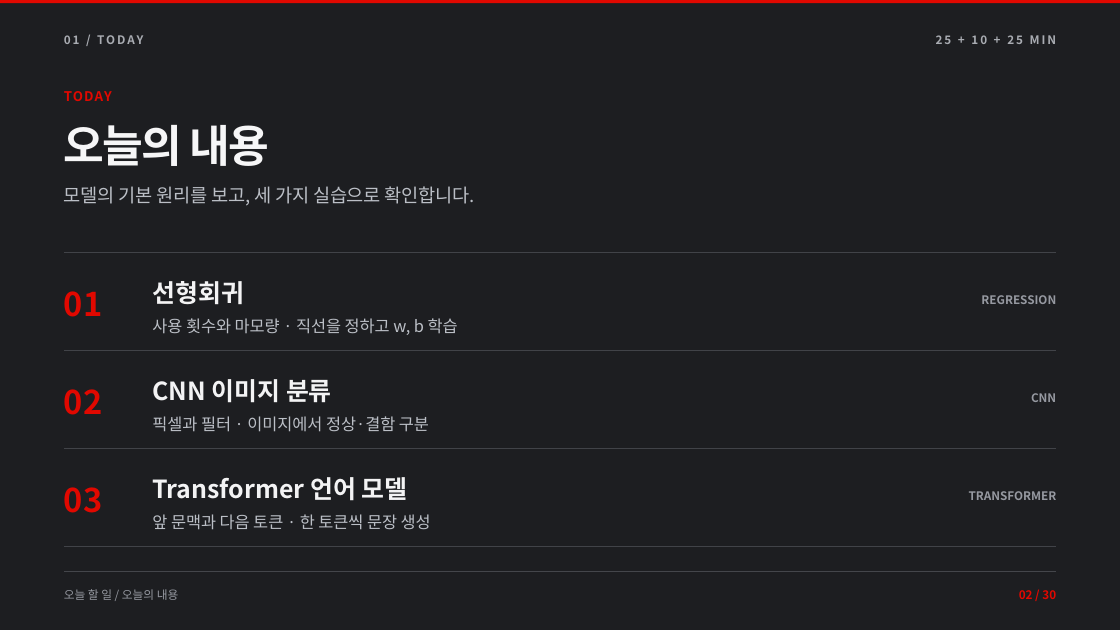
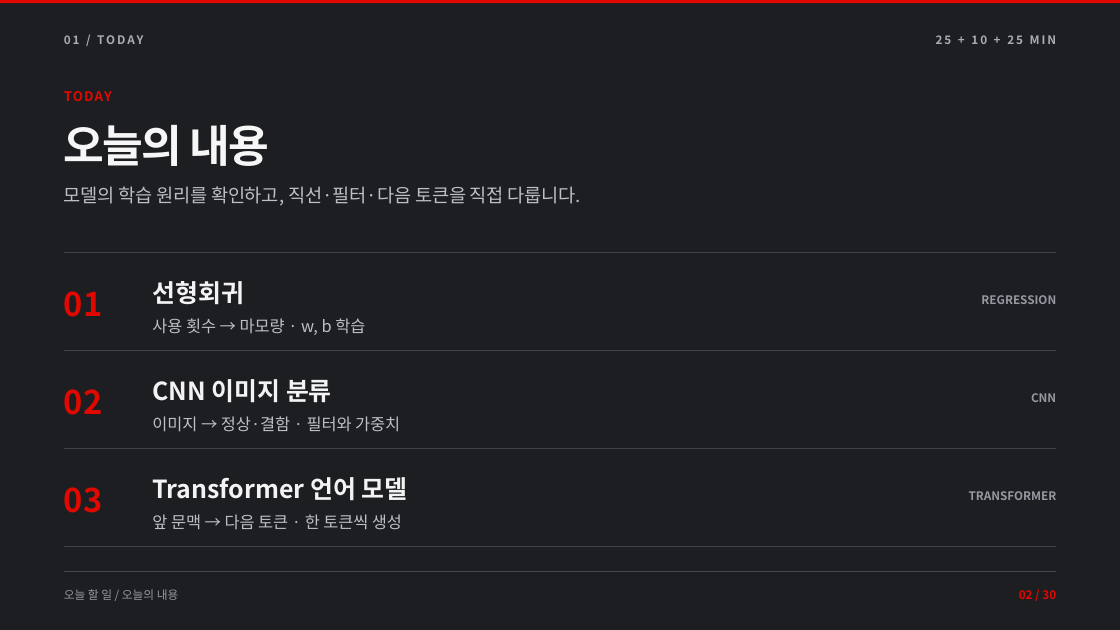
Before and after one commit to TRIPLESONG90/DAL, a slide deck: slide 2 of week2/DAL_Week2_AI_Learning.pptx. Drawn at 1120x630 pixels with LibreOffice and Linux fonts; fonts in the diff are those of the drawing. Boxes give left, top, right and bottom in pixels: in the first picture for what was removed or moved away, otherwise in the second. Text is boxed around its words. In the diff, an @@ line names an element or a change of style, - is before the commit and + after.

```diff
--- a/week2/DAL_Week2_AI_Learning.pptx
+++ b/week2/DAL_Week2_AI_Learning.pptx
@@ text at box(64, 186, 581, 206): text changed @@
-모델의 기본 원리를 보고, 세 가지 실습으로 확인합니다.
+모델의 학습 원리를 확인하고, 직선·필터·다음 토큰을 직접 다룹니다.
@@ text at box(152, 318, 365, 335): text changed @@
-사용 횟수와 마모량 · 직선을 정하고 w, b 학습
+사용 횟수 → 마모량 · w, b 학습
@@ text at box(152, 416, 400, 432): text changed @@
-픽셀과 필터 · 이미지에서 정상·결함 구분
+이미지 → 정상·결함 · 필터와 가중치
@@ text at box(152, 514, 402, 530): text changed @@
-앞 문맥과 다음 토큰 · 한 토큰씩 문장 생성
+앞 문맥 → 다음 토큰 · 한 토큰씩 생성
```
Also in this commit, not shown: 27 other slides changed, 16 other files.
